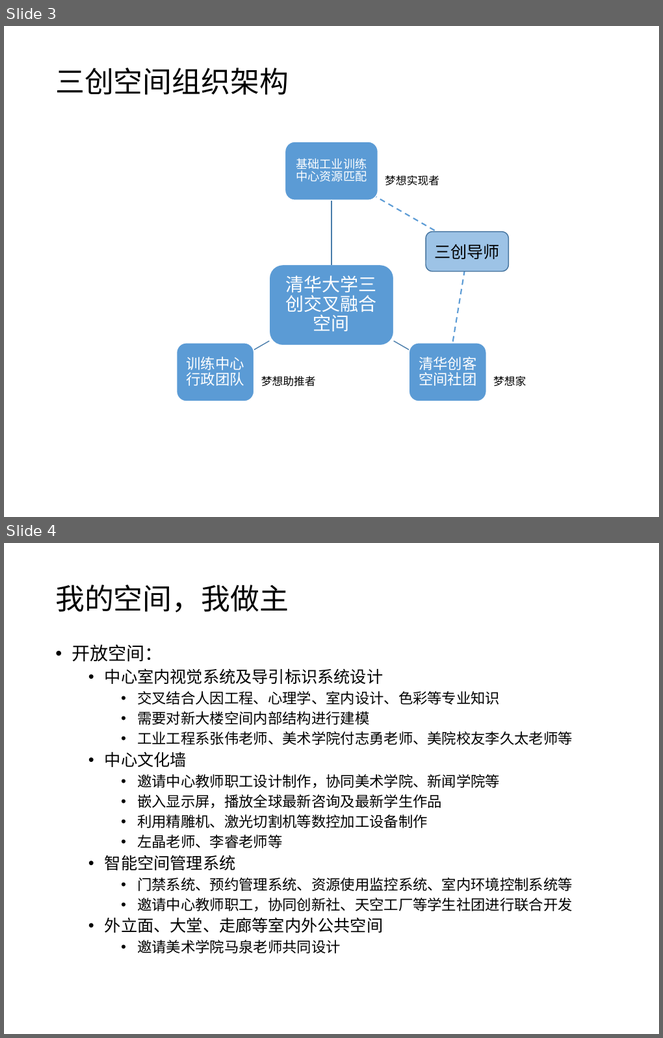
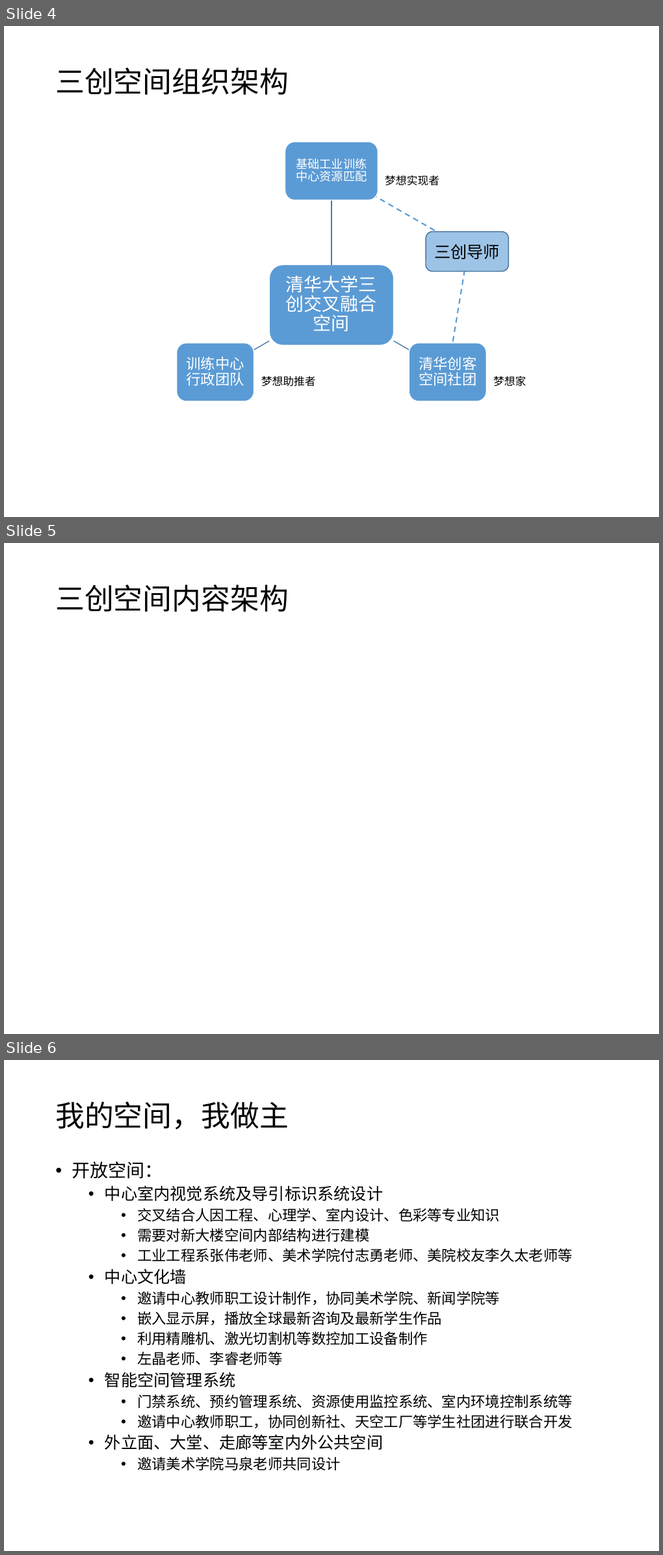
Before and after one commit to woodyme/i.center_my_workzone, a slide deck: 训练中心创客交叉融合空间建设/doc/创客融合空间运行模式.pptx. Shown one above the other, each under a label of ours: slides 3 and 4 before the commit, slides 4, 5 and 6 after it. The pictures are 663x1038 and 663x1555 pixels, drawn with LibreOffice and Linux fonts; fonts in the diff are those of the drawing. Boxes give left, top, right and bottom in pixels: in the first picture for what was removed or moved away, otherwise in the second. Text is boxed around its words. In the diff, an @@ line names an element or a change of style, - is before the commit and + after.

```diff
--- a/训练中心创客交叉融合空间建设/doc/创客融合空间运行模式.pptx
+++ b/训练中心创客交叉融合空间建设/doc/创客融合空间运行模式.pptx
@@ slide 5 added at (4,543,659,1034), background #FFFFFF @@
@@ title added at (55,585,289,612), 32 pt, text #000000 @@
+三创空间内容架构
@@ what was slide 3 is now slide 4 @@
@@ what was slide 4 is now slide 6 @@
```
Also in this commit, not shown: 2 slides changed, 1 other slide added.
